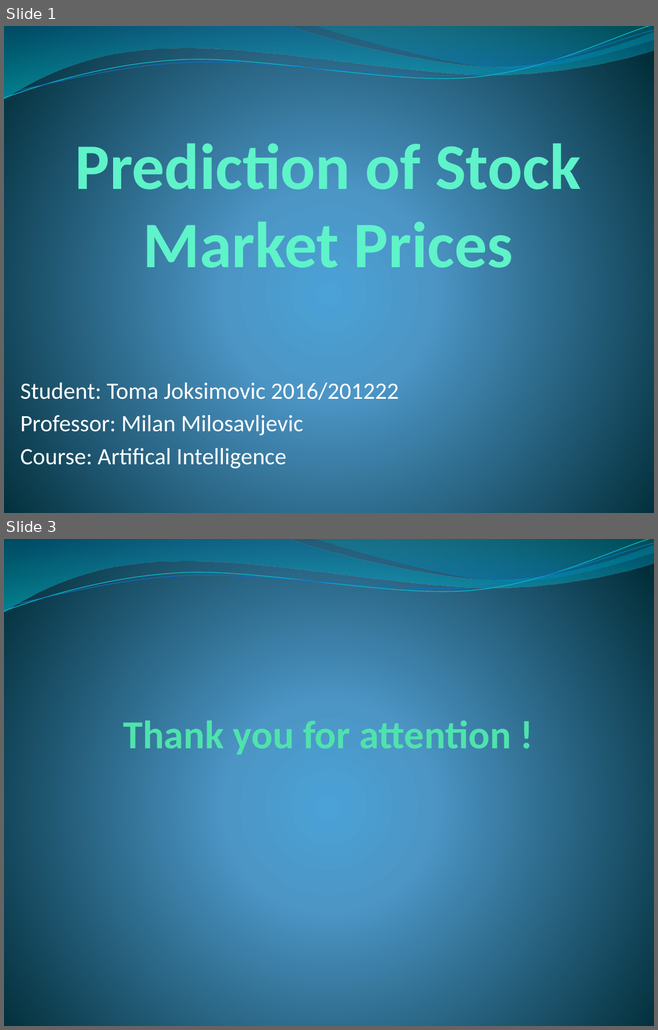
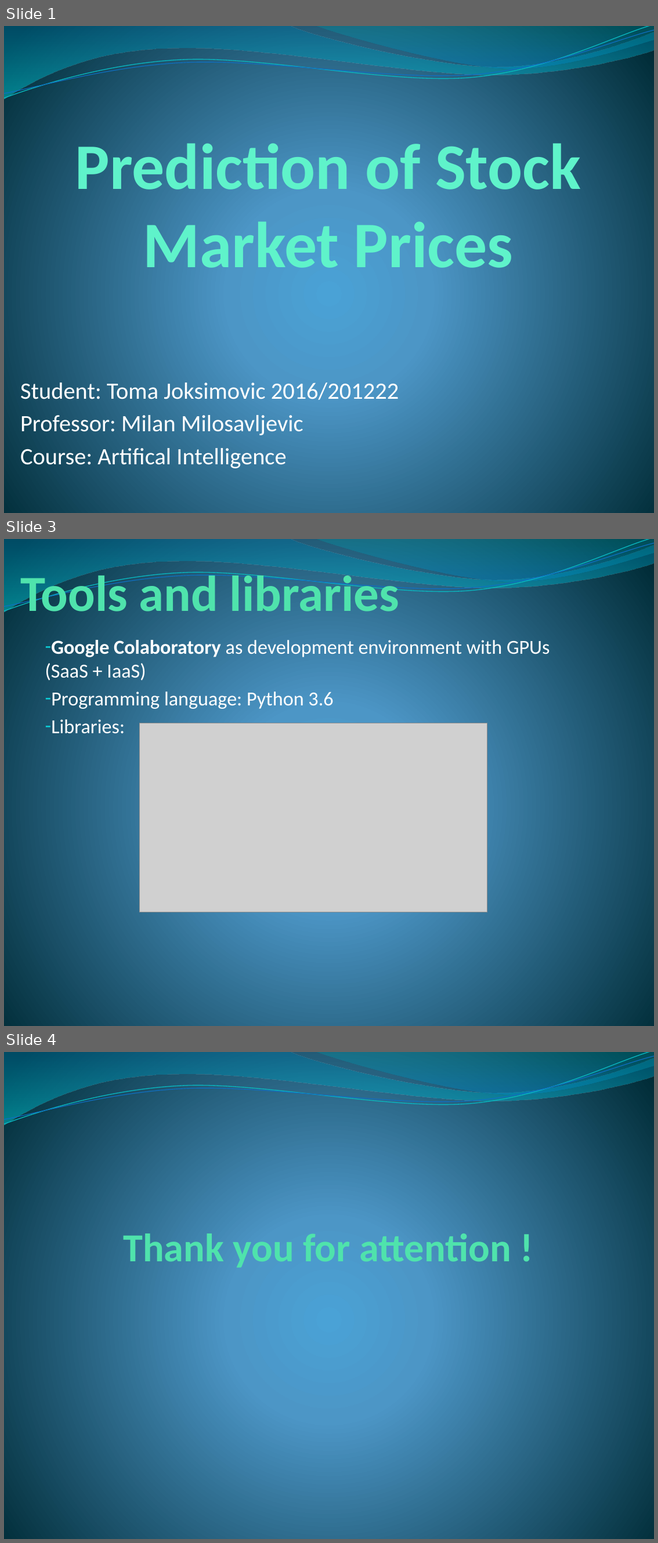
Before and after one commit to Toma1997/AI-Agent-for-Stock-Market, a slide deck: Prediction of Stock Market Prices.pptx. Shown one above the other, each under a label of ours: slides 1 and 3 before the commit, slides 1, 3 and 4 after it; the slides between them are not shown. The pictures are 658x1030 and 658x1543 pixels, drawn with LibreOffice and Linux fonts; fonts in the diff are those of the drawing; grey boxes stand for pictures. Boxes give left, top, right and bottom in pixels: in the first picture for what was removed or moved away, otherwise in the second. Text is boxed around its words. In the diff, an @@ line names an element or a change of style, - is before the commit and + after.

```diff
--- a/Prediction of Stock Market Prices.pptx
+++ b/Prediction of Stock Market Prices.pptx
@@ slide 3 added at (4,539,654,1026), background gradient #4AA0D6 to #4C98C7 to #002C38; not listed: 4 template elements that a slide beside it also shows @@
@@ title added at (20,572,399,611), 56 pt, text #50E3AC, bold @@
+Tools and libraries
@@ text added at (45,640,549,734), 22 pt, text #FFFFFF @@
+– Google Colaboratory as development environment with GPUs (SaaS + IaaS)
+– Programming language: Python 3.6
+– Libraries:
@@ picture added at (139,723,487,913) @@
@@ what was slide 3 is now slide 4 @@
```
Also in this commit, not shown: 1 slide changed, 1 other file.
